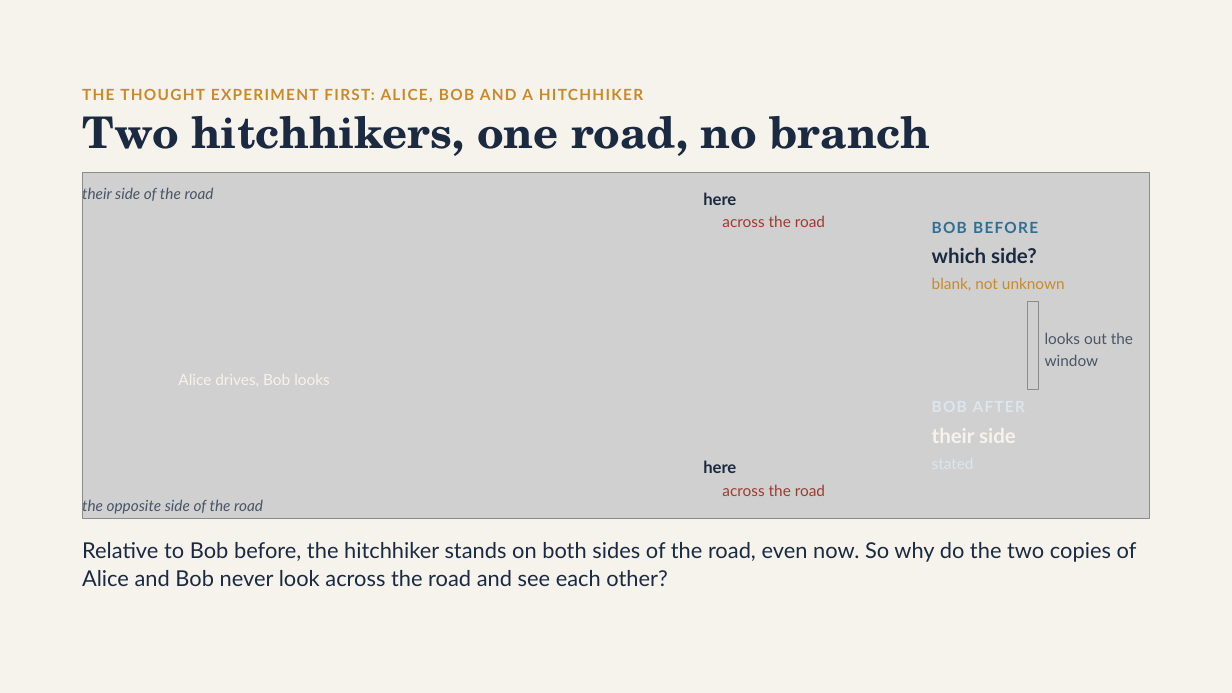
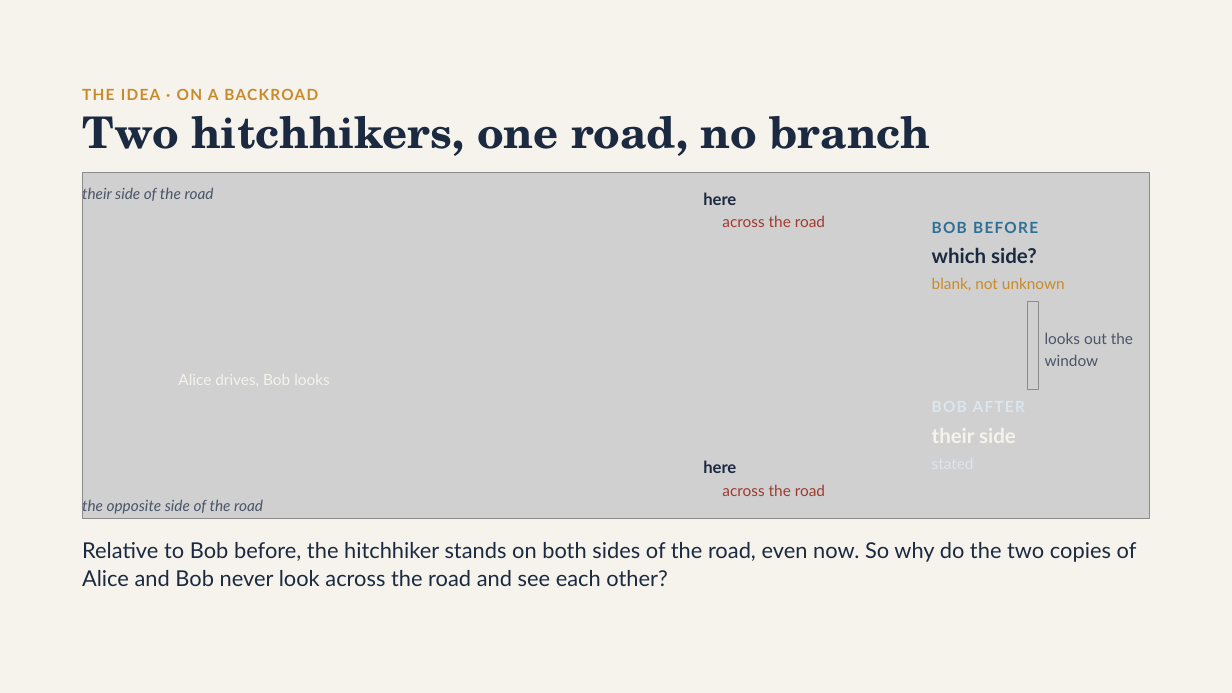
Before and after one commit to brunchwnewton/aethic-code, a slide deck: slide 3 of files/slides/aethic_reasoning_15_mins/Aethic Reasoning in 15 Minutes.pptx (slide 2 before the commit). Drawn at 1232x693 pixels with LibreOffice and Linux fonts; fonts in the diff are those of the drawing; grey boxes stand for pictures. Boxes give left, top, right and bottom in pixels: in the first picture for what was removed or moved away, otherwise in the second. Text is boxed around its words. In the diff, an @@ line names an element or a change of style, - is before the commit and + after.

```diff
--- a/files/slides/aethic_reasoning_15_mins/Aethic Reasoning in 15 Minutes.pptx
+++ b/files/slides/aethic_reasoning_15_mins/Aethic Reasoning in 15 Minutes.pptx
@@ text at bbox=[82, 88, 318, 100]: text changed @@
-THE THOUGHT EXPERIMENT FIRST: ALICE, BOB AND A HITCHHIKER
+THE IDEA · ON A BACKROAD
```
Also in this commit, not shown: 13 other slides changed, 2 slides added, 3 other files.
